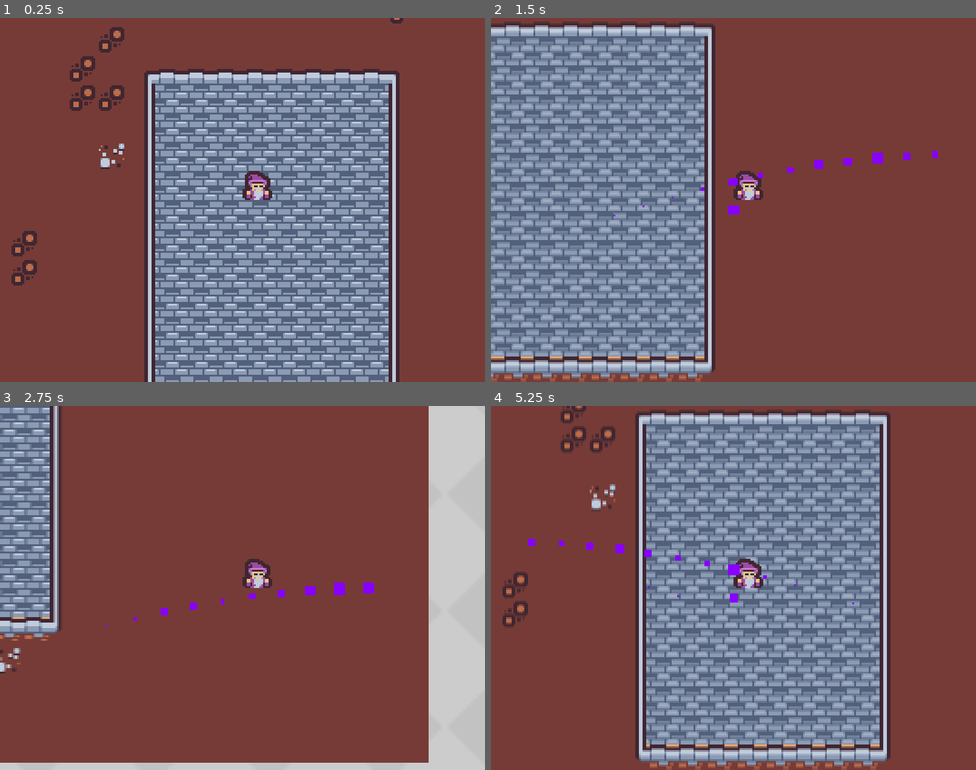
Above: before the commit, frames 1-4 (two rows, left to right).
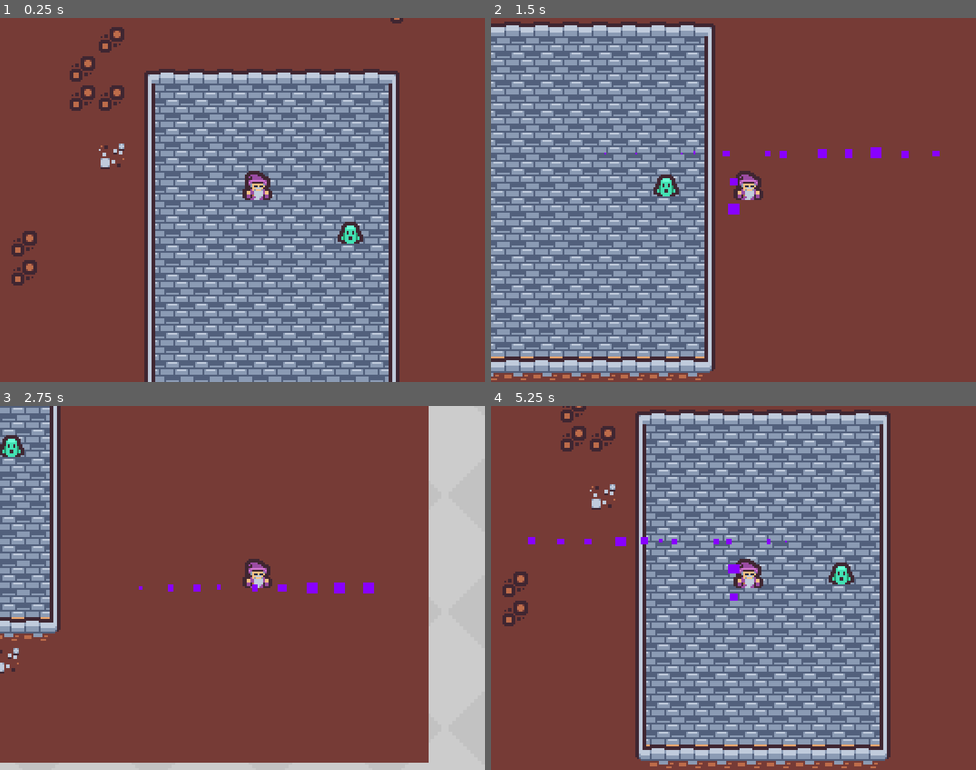
Above: after the commit, the same moments.

Repository: patricks0510/DungeonFour
Game: Godot game, scene res://scenes/level.tscn
Same seed, same stepped clock (60 frames per second), same inputs: the game is played once before the commit and once after it.
Inputs:
- Up to frame 1 (0.25 s): no input
- Up to frame 2 (1.5 s): tap Enter at 0.5 s; hold D (right) 0.53-1.28 s; tap Space (space) at 0.6, 1.35 s; hold S (down) from 1.28 s (still down)
- Up to frame 3 (2.75 s): release S (down) at 2.03 s; hold D (right) from 2.03 s (still down); tap Space (space) at 2.1 s
- Up to frame 4 (5.25 s): release D (right) at 2.78 s; hold W (up) 2.78-3.53 s; tap Space (space) every 0.75 s from 2.85 to 5.1 s; hold A (left) 3.53-5.03 s; hold S (down) from 5.03 s (still down)

The runs differ from the first frame. In frame 1, 0.3% of the frame differs, in the area x 69-75%, y 56-62%; in frame 2, 4.1%; in frame 3, 1.1%; in frame 4, 4.4%, in the area x 3-82%, y 0-100%.
Error after the commit: Parse Error: Identifier "spell" not declared in the current scope. (res://scenes/enemy.gd:15)

Commit message:
character can shoot at an enemy

Diff:
--- a/project.godot
+++ b/project.godot
@@ -58,10 +58,13 @@
 
 2d_render/layer_1="world"
 2d_render/layer_2="player"
+2d_render/layer_3="enemy"
 2d_physics/layer_1="world"
 2d_physics/layer_2="player"
+2d_physics/layer_3="enemy"
 
 [rendering]
 
+textures/canvas_textures/default_texture_filter=0
 renderer/rendering_method="gl_compatibility"
 renderer/rendering_method.mobile="gl_compatibility"
--- /dev/null
+++ b/scenes/enemy.gd
@@ -0,0 +1,16 @@
+extends Node2D
+
+
+# Called when the node enters the scene tree for the first time.
+func _ready():
+	pass # Replace with function body.
+
+
+# Called every frame. 'delta' is the elapsed time since the previous frame.
+func _process(delta):
+	pass
+
+
+func _on_ghost_area_entered(area):
+	if(area.get_parent() == spell):
+		queue_free()
--- /dev/null
+++ b/scenes/enemy.tscn
@@ -0,0 +1,25 @@
+[gd_scene load_steps=4 format=3 uid="uid://c4g6sbgk7ixro"]
+
+[ext_resource type="Script" path="res://scenes/enemy.gd" id="1_el4e0"]
+[ext_resource type="Texture2D" uid="uid://py4apacyy34w" path="res://assets/ghost.png" id="2_hjlck"]
+
+[sub_resource type="CapsuleShape2D" id="CapsuleShape2D_hhht7"]
+radius = 7.0
+height = 14.0
+
+[node name="Enemy" type="Node2D"]
+script = ExtResource("1_el4e0")
+
+[node name="Ghost" type="Area2D" parent="."]
+
+[node name="GhostSprite" type="Sprite2D" parent="Ghost"]
+light_mask = 4
+visibility_layer = 4
+texture = ExtResource("2_hjlck")
+
+[node name="CollisionShape2D" type="CollisionShape2D" parent="Ghost"]
+light_mask = 4
+visibility_layer = 5
+shape = SubResource("CapsuleShape2D_hhht7")
+
+[connection signal="area_entered" from="Ghost" to="." method="_on_ghost_area_entered"]
--- a/scenes/level.tscn
+++ b/scenes/level.tscn
@@ -1,9 +1,10 @@
-[gd_scene load_steps=7 format=3 uid="uid://okdgr8vkn1pb"]
+[gd_scene load_steps=8 format=3 uid="uid://okdgr8vkn1pb"]
 
 [ext_resource type="Texture2D" uid="uid://xr1rd0v7kbia" path="res://assets/tilemap_packed.png" id="1_hnvtg"]
 [ext_resource type="Script" path="res://scripts/level.gd" id="1_xveov"]
 [ext_resource type="PackedScene" uid="uid://cw4tfg8i4020c" path="res://scenes/player.tscn" id="2_nmkpy"]
 [ext_resource type="PackedScene" uid="uid://b1bf17wawlt4w" path="res://scenes/bg.tscn" id="3_v7wau"]
+[ext_resource type="PackedScene" uid="uid://c4g6sbgk7ixro" path="res://scenes/enemy.tscn" id="5_tmo0u"]
 
 [sub_resource type="TileSetAtlasSource" id="TileSetAtlasSource_v4uke"]
 texture = ExtResource("1_hnvtg")
@@ -497,5 +498,8 @@
 format = 2
 layer_0/tile_data = PackedInt32Array(458766, 65536, 0, 524302, 65536, 1, 589838, 65536, 1, 655374, 65536, 1, 720910, 65 …(11082 unchanged characters)…
 
+[node name="Enemy" parent="." instance=ExtResource("5_tmo0u")]
+position = Vector2(347, 210)
+
 [node name="Player" parent="." instance=ExtResource("2_nmkpy")]
 position = Vector2(288, 192)
--- a/scenes/player.tscn
+++ b/scenes/player.tscn
@@ -1,7 +1,7 @@
 [gd_scene load_steps=4 format=3 uid="uid://cw4tfg8i4020c"]
 
 [ext_resource type="Script" path="res://scripts/player.gd" id="1_f8f4b"]
-[ext_resource type="Texture2D" uid="uid://b0qccj12bgx2b" path="res://assets/tile_0084.png" id="2_ykvci"]
+[ext_resource type="Texture2D" uid="uid://b0qccj12bgx2b" path="res://assets/mage.png" id="2_gi1il"]
 
 [sub_resource type="RectangleShape2D" id="RectangleShape2D_tlh2j"]
 size = Vector2(16, 16)
@@ -14,11 +14,16 @@
 light_mask = 2
 visibility_layer = 2
 position = Vector2(8, -8)
-texture = ExtResource("2_ykvci")
+texture = ExtResource("2_gi1il")
 region_rect = Rect2(0, 112.727, 16.2957, 18.5415)
 
 [node name="CollisionShape2D" type="CollisionShape2D" parent="."]
-visible = false
+position = Vector2(8, -8)
+shape = SubResource("RectangleShape2D_tlh2j")
+
+[node name="Area2D" type="Area2D" parent="."]
+
+[node name="CheckOverlapShape" type="CollisionShape2D" parent="Area2D"]
 position = Vector2(8, -8)
 shape = SubResource("RectangleShape2D_tlh2j")
 
--- a/scenes/spell.tscn
+++ b/scenes/spell.tscn
@@ -1,6 +1,10 @@
-[gd_scene load_steps=5 format=3 uid="uid://d1622fj8kh4mo"]
+[gd_scene load_steps=7 format=3 uid="uid://d1622fj8kh4mo"]
 
 [ext_resource type="Script" path="res://scripts/spell.gd" id="1_myuq7"]
+
+[sub_resource type="CircleShape2D" id="CircleShape2D_gebmo"]
+
+[sub_resource type="CurveXYZTexture" id="CurveXYZTexture_05ybm"]
 
 [sub_resource type="Curve" id="Curve_i272g"]
 _data = [Vector2(0, 1), 0.0, 0.0, 0, 0, Vector2(0.978261, 0), 0.0, 0.0, 0, 0]
@@ -11,7 +15,12 @@
 
 [sub_resource type="ParticleProcessMaterial" id="ParticleProcessMaterial_heqjq"]
 particle_flag_disable_z = true
-gravity = Vector3(0, 98, 0)
+directional_velocity_min = -3.0
+directional_velocity_max = 3.0
+directional_velocity_curve = SubResource("CurveXYZTexture_05ybm")
+radial_velocity_min = -10.0
+radial_velocity_max = 10.0
+gravity = Vector3(0, 0, 0)
 scale_min = 3.0
 scale_max = 7.0
 scale_curve = SubResource("CurveTexture_sgm6v")
@@ -19,6 +28,12 @@
 
 [node name="Spell" type="Node2D"]
 script = ExtResource("1_myuq7")
+
+[node name="Area2D" type="Area2D" parent="."]
+
+[node name="CollisionShape2D" type="CollisionShape2D" parent="Area2D"]
+scale = Vector2(0.808455, 0.799928)
+shape = SubResource("CircleShape2D_gebmo")
 
 [node name="SpellParticle" type="GPUParticles2D" parent="."]
 amount = 15
--- a/scripts/level.gd
+++ b/scripts/level.gd
@@ -17,4 +17,4 @@
 	var newMissile = magicMissile.instantiate()
 	add_child(newMissile)
 	newMissile.global_position = player.global_position
-	newMissile.direction = player.direction2d
+	newMissile.direction = player.facingDirection
--- a/scripts/player.gd
+++ b/scripts/player.gd
@@ -3,10 +3,16 @@
 @export var speed = 128
 
 var direction2d = Vector2(0,0)
+var facingDirection = Vector2(0,0)
 
 func _physics_process(delta):
+	_movement_loop()
+
+func _movement_loop():
 	var hDirection = Input.get_axis("left","right")
 	var vDirection = Input.get_axis("up","down")
 	direction2d=Vector2(hDirection,vDirection)
+	if(direction2d != Vector2(0,0)):
+		facingDirection = direction2d
 	velocity = direction2d*speed
 	move_and_slide()
Binary file added: assets/ghost.png
Not shown, changed: assets/ghost.png.import
Renamed: assets/tile_0084.png -> assets/mage.png
Not shown, added: assets/mage.png.import
